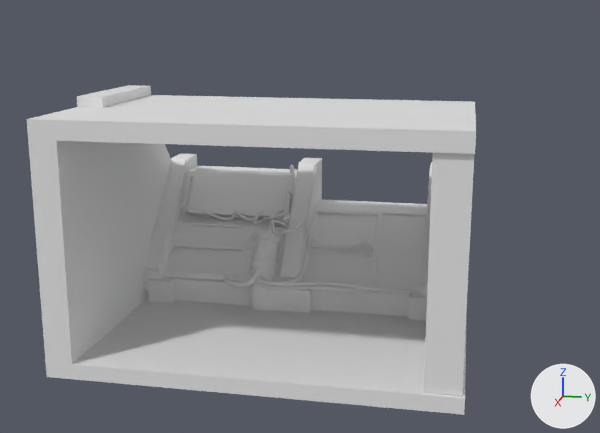
What one commit did to the FBX model Assets/3d/Cock pit.fbx.
The view is the same before and after, from a 50 mm lens placed at (17.93, 3.74, 5.07), pointed at (1.08, 0.37, 0.85). Every picture has the same lights, and +X, +Y and +Z are marked at lower right. The older version comes first. Where no turn or scale is listed for an object, it has been applied to the vertices.

The older version as bpy lines, for what is in view:
```python
me_cube_013 = bpy.data.meshes.new('Cube.013')
me_cube_013.from_pydata(...)  # 152 vertices, 300 faces; spans x -0.95..1.18, y -3.16..-2.81, z -0.55..1.64
me_cube_016 = bpy.data.meshes.new('Cube.016')
me_cube_016.from_pydata(...)  # 360 vertices, 716 faces; spans x -1.63..1.19, y -3.21..-2.78, z -1.0..1.65
me_cube_018 = bpy.data.meshes.new('Cube.018')
me_cube_018.from_pydata(...)  # 120 vertices, 236 faces; spans x -0.72..1.28, y -3.05..3.25, z -1.23..-0.72
ob_base = bpy.data.objects.new('bASE', me_cube_018)
ob_base.location = (0.0, 0.0, 0.0)
ob_cushon_002 = bpy.data.objects.new('Cushon.002', me_cube_013)
ob_cushon_002.location = (0.0, 0.0, 0.0)
ob_scock_001 = bpy.data.objects.new('Scock.001', me_cube_016)
ob_scock_001.location = (0.0, 0.0, 0.0)
# also in view: 'Cockpit' at (1.63, 0.12, 0.98); 'Scock' at (-0.22, 0.15, 0.33); 'BatteryCondom' at (0.82, -0.48, -0.43); 'c3' at (1.16, 1.1, -0.55); 'Cushon' at (0.11, 0.15, 0.54)
```
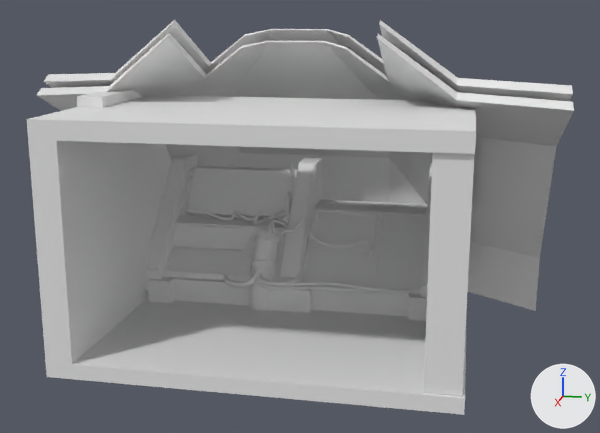
Where the newer file only moved an object's origin or applied its transform, the numbers keep the older frame.

The change in detail:
Mesh me_cube_018_1 is new.
It has 64 vertices, 124 faces and spans x -0.63..5.32, y -4.71..5.52, z -4.1..2.21.
Object 'Glass.001' (ob_glass_001) is new; it shows me_cube_018_1.
Its location is (-2.42, 0.0, 2.72).
Object 'Glass' (ob_glass) is new; it shows a copy of me_cube_018_1.
Its location is (-2.09, 0.0, 2.47).

Boxes (x1, y1, x2, y2) around the edits, measured in the pictures (600 x 433 px):
'Glass', added
    after: (36, 33, 574, 311)
'Glass.001', added
    after: (43, 20, 573, 101)
